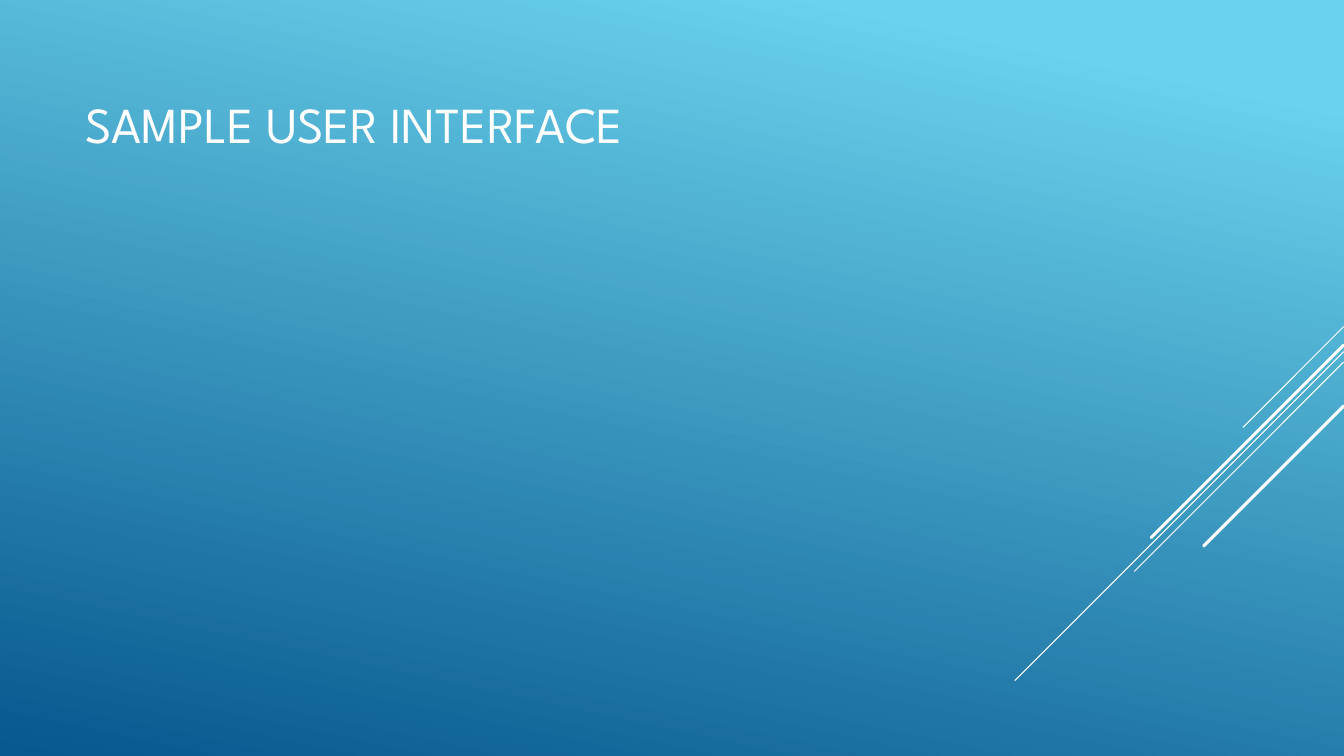
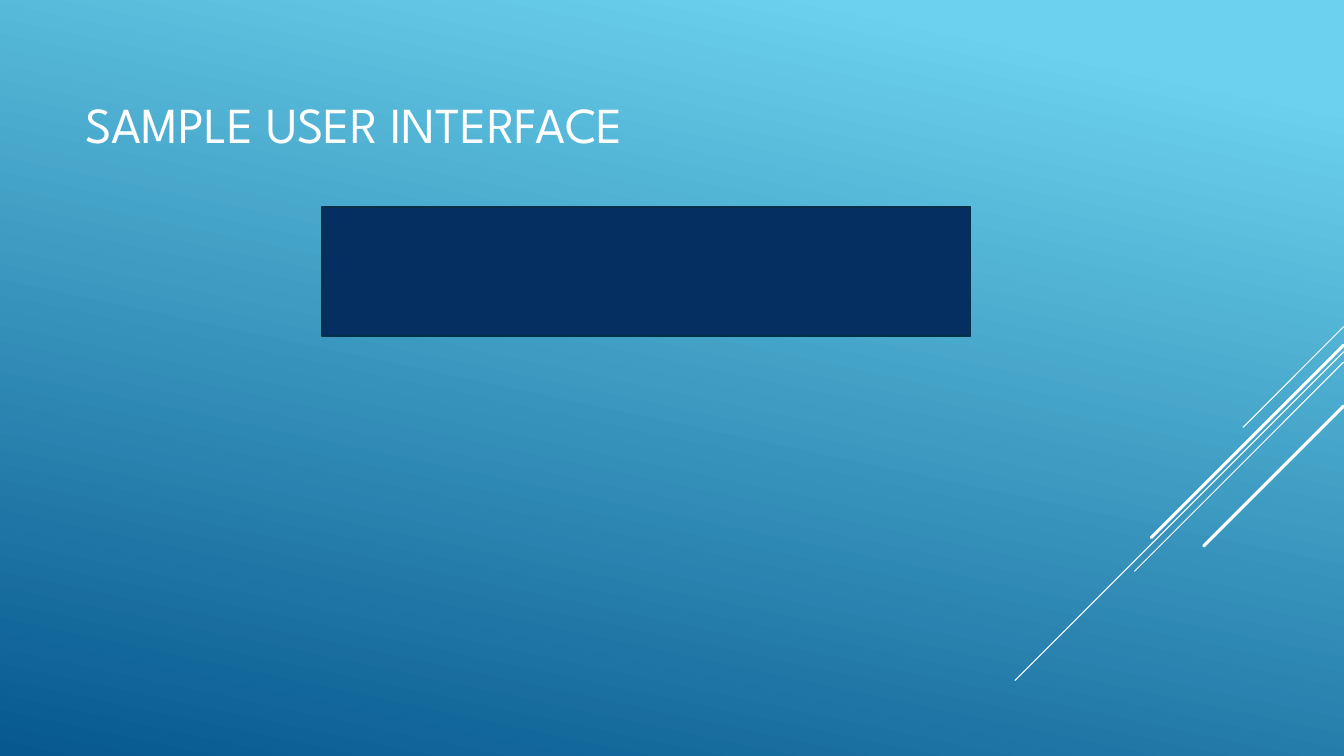
Before and after one commit to DCAL12/Resource-Management, a slide deck: slide 7 of ResourceManagementPresentation.pptx. Drawn at 1344x756 pixels with LibreOffice and Linux fonts; fonts in the diff are those of the drawing. Boxes give left, top, right and bottom in pixels: in the first picture for what was removed or moved away, otherwise in the second. Text is boxed around its words. In the diff, an @@ line names an element or a change of style, - is before the commit and + after.

```diff
--- a/ResourceManagementPresentation.pptx
+++ b/ResourceManagementPresentation.pptx
@@ rectangle added at <box>322,207,970,336</box>, fill #052F61, outline #043148 1.25 pt @@
```
Also in this commit, not shown: 1 other slide changed, 1 slide added, 1 slide removed.
